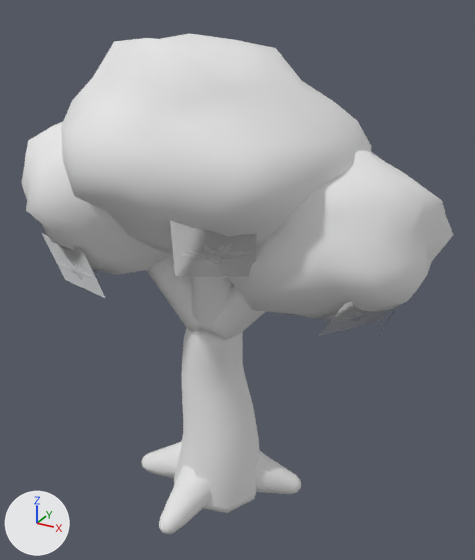
The FBX model Assets/Dravio/Environment/Models/SM_ENV_Tree_Ancient.fbx as it was, and as the next commit left it.
Before and after are seen from a 50 mm camera at (5.1, -8.49, 8.39) aimed at (0.36, 0.13, 4.08). The lights are fixed; the arrows at lower left show +X, +Y and +Z. The older version comes first. Where no turn or scale is listed for an object, it has been applied to the vertices.

In view in the first picture: 'SM_ENV_Tree_Ancient'.
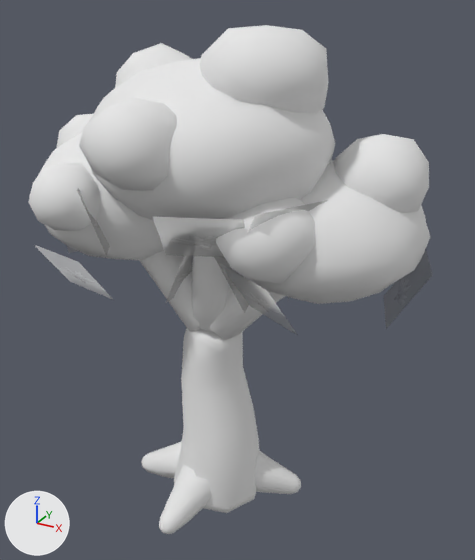
What differs and where, as boxes (x1, y1, x2, y2) in the pictures (475 x 560 px):
'SM_ENV_Tree_Ancient', reshaped (6% narrower): before (22, 34, 453, 534); after (28, 25, 432, 534)
part 1 of me_sm_env_tree_ancient, rebuilt: before (61, 34, 372, 259); after (89, 58, 335, 220)
part 2 of me_sm_env_tree_ancient, rebuilt: before (220, 150, 453, 318); after (252, 160, 430, 304)
part 3 of me_sm_env_tree_ancient, rebuilt (14% narrower, 17% shorter): before (22, 122, 173, 275); after (35, 133, 164, 260)
part 4 of me_sm_env_tree_ancient, rebuilt (29% shorter): before (170, 220, 257, 277); after (153, 217, 245, 257)
part 5 of me_sm_env_tree_ancient, rebuilt (not visible before): after (214, 257, 249, 313)
part 6 of me_sm_env_tree_ancient, rebuilt (25% wider, 15% shorter): before (42, 233, 105, 298); after (35, 245, 114, 300)
part 7 of me_sm_env_tree_ancient, deleted (mostly hidden): before (39, 222, 397, 343)
part 8 of me_sm_env_tree_ancient, reshaped: before (145, 256, 346, 532); after (28, 25, 432, 532)

The change, as a list of edits to the scene's bpy script:
```text
Change me_sm_env_tree_ancient:
    used by ob_sm_env_tree_ancient; location = (0.0, 0.0, 0.0)
    remove me_sm_env_tree_ancient.from_pydata(...)  # 1192 vertices, 1854 faces; spans x -3.41..3.53, y -2.36..1.84, z -0.22..7.84
    add me_sm_env_tree_ancient.from_pydata(...)  # 1776 vertices, 3058 faces; spans x -3.31..3.43, y -2.4..2.14, z -0.22..7.98
    me_sm_env_tree_ancient part 1: the loose piece of 162 vertices spanning x -1.89..2.37, y -2.36..1.53, z 4.86..7.84 is rebuilt with 162 vertices and now spans x -1.79..2.01, y -1.94..1.26, z 5.1..7.56
    me_sm_env_tree_ancient part 2: the loose piece of 162 vertices spanning x -0.09..3.53, y -1.29..1.8, z 3.92..6.54 is rebuilt with 162 vertices and now spans x 0.18..3.23, y -1.1..1.59, z 4.13..6.16
    me_sm_env_tree_ancient part 3: the loose piece of 162 vertices spanning x -3.41..0.17, y -1.82..1.42, z 4.1..6.74 is rebuilt with 162 vertices and now spans x -3.13..-0.23, y -1.46..1.26, z 4.28..6.41
    me_sm_env_tree_ancient part 4: the loose piece of 4 vertices spanning x 0.36..1.5, y -1.95..-1.1, z 4.81..5.74 is rebuilt with 4 vertices and now spans x 0.11..1.44, y -2.11..-1.02, z 5.01..5.8
    me_sm_env_tree_ancient part 5: the loose piece of 4 vertices spanning x -0.11..1.05, y -0.35..0.29, z 3.83..4.76 is rebuilt with 4 vertices and now spans x 0.08..0.85, y -0.65..0.59, z 3.88..4.8
    me_sm_env_tree_ancient part 6: the loose piece of 4 vertices spanning x -2.46..-1.31, y -1.52..-0.93, z 3.9..4.84 is rebuilt with 4 vertices and now spans x -2.51..-1.26, y -1.63..-0.81, z 3.83..4.68
    me_sm_env_tree_ancient part 7: 9 loose pieces with 36 vertices, spanning x -3.11..3.2, y -1.51..1.21, z 3.68..5.07, are deleted
    me_sm_env_tree_ancient part 8: 5 vertices moved from x -0.58..0.39, y -0.48..0.34, z 1.13..5.09 to x -0.57..0.4, y -0.23..0.34, z 1.22..4.58; 154 vertices removed from x -1.71..2.53, y -1.2..1.77, z -0.19..5.92; 698 vertices added at x -3.31..3.43, y -2.4..2.14, z -0.17..7.98
    other edits to the shape of me_sm_env_tree_ancient do not show in these pictures
```
